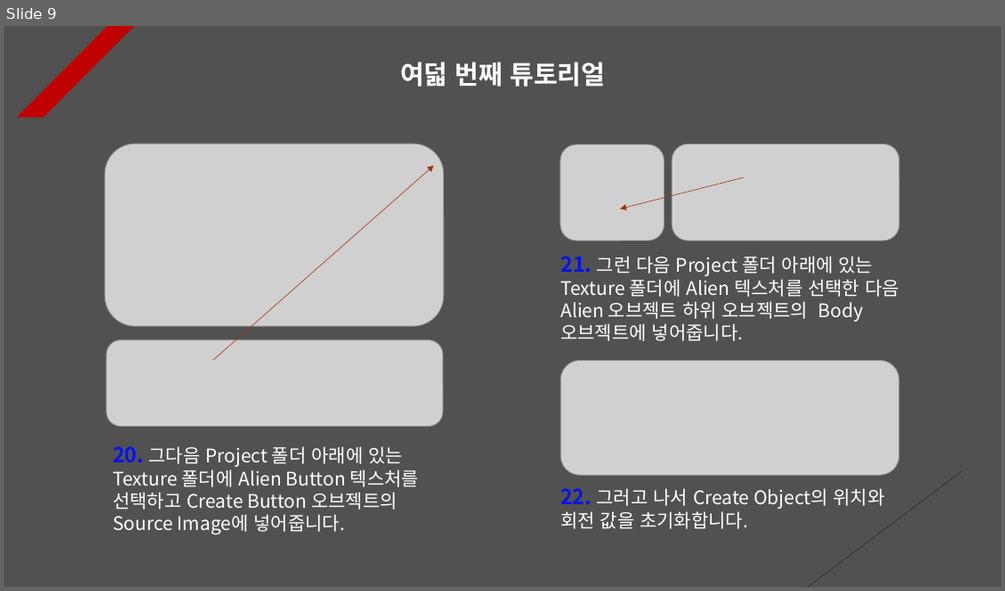
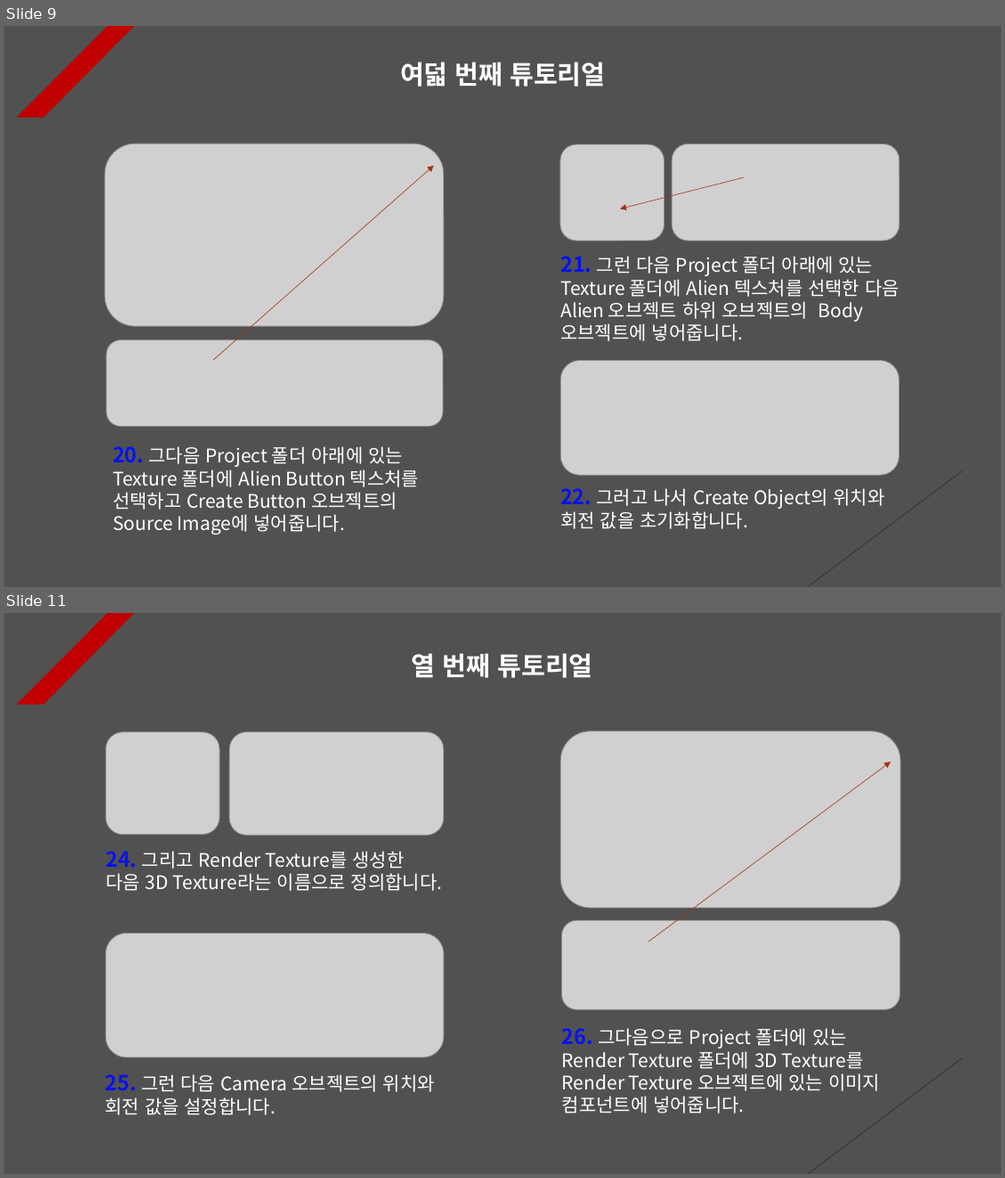
Before and after one commit to Unity2033/3D-UnityEngine, a slide deck: Assets/Class/Instantiate & Destroy/PPT Data/Instatiate and Destroy Example.pptx. Shown one above the other, each under a label of ours: slide 9 before the commit, slides 9 and 11 after it; the slides between them are not shown. The pictures are 1005x591 and 1005x1178 pixels, drawn with LibreOffice and Linux fonts; fonts in the diff are those of the drawing; grey boxes stand for pictures. Boxes give left, top, right and bottom in pixels: in the first picture for what was removed or moved away, otherwise in the second. Text is boxed around its words. In the diff, an @@ line names an element or a change of style, - is before the commit and + after.

```diff
--- a/Assets/Class/Instantiate & Destroy/PPT Data/Instatiate and Destroy Example.pptx
+++ b/Assets/Class/Instantiate & Destroy/PPT Data/Instatiate and Destroy Example.pptx
@@ slide 11 added at [4,613,1001,1174], background #515151; not listed: 2 template elements that a slide beside it also shows @@
@@ text added at [412,653,593,678], 25 pt, text #FFFFFF, bold @@
+열 번째 튜토리얼
@@ picture added at [105,732,219,835] @@
@@ picture added at [229,732,443,835] @@
@@ picture added at [560,731,900,908] @@
@@ arrow added from (648, 941) to (890, 762), #A5300F 0.5 pt dashed @@
@@ text added at [105,851,442,891], 18 pt, text #FFFFFF @@
+24. 그리고 Render Texture를 생성한 다음 3D Texture라는 이름으로 정의합니다.
@@ picture added at [562,920,900,1009] @@
@@ picture added at [105,933,444,1057] @@
@@ text added at [562,1028,880,1113], 18 pt, text #FFFFFF @@
+26. 그다음으로 Project 폴더에 있는 Render Texture 폴더에 3D Texture를 Render Texture 오브젝트에 있는 이미지 컴포넌트에 넣어줍니다.
@@ text added at [105,1074,435,1115], 18 pt, text #FFFFFF @@
+25. 그런 다음 Camera 오브젝트의 위치와 회전 값을 설정합니다.
```
Also in this commit, not shown: 2 slides changed, 8 other files.
